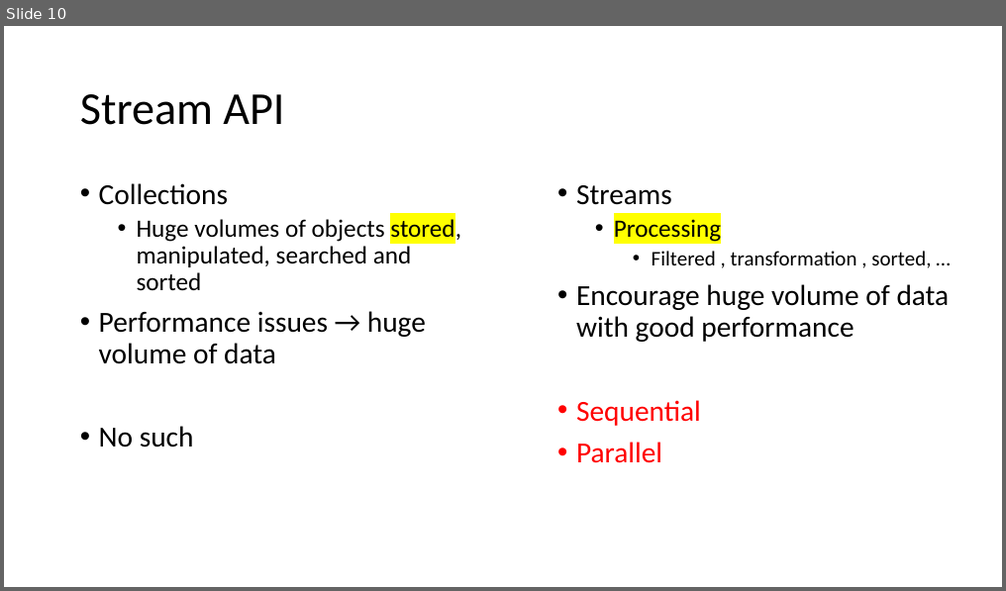
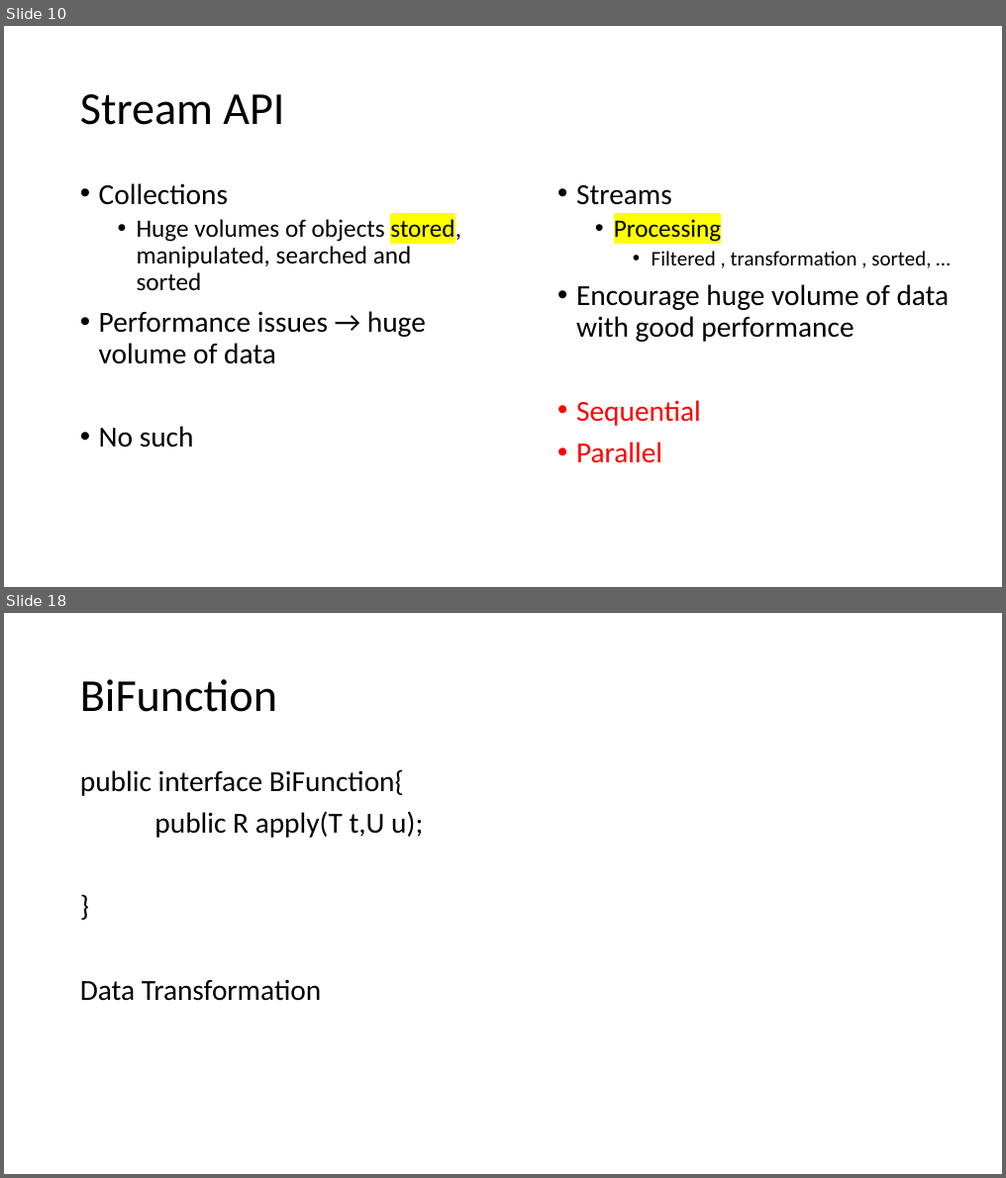
Before and after one commit to caprepo/hackerrank-jul, a slide deck: HackerRank.pptx. Shown one above the other, each under a label of ours: slide 10 before the commit, slides 10 and 18 after it; the slides between them are not shown. The pictures are 1006x591 and 1006x1178 pixels, drawn with LibreOffice and Linux fonts; fonts in the diff are those of the drawing. Boxes give left, top, right and bottom in pixels: in the first picture for what was removed or moved away, otherwise in the second. Text is boxed around its words. In the diff, an @@ line names an element or a change of style, - is before the commit and + after.

```diff
--- a/HackerRank.pptx
+++ b/HackerRank.pptx
@@ slide 18 added at [4,613,1002,1174], background #FFFFFF @@
@@ title added at [80,679,277,712], 44 pt, text #000000 @@
+BiFunction
@@ text added at [80,769,423,1001], 28 pt, text #000000 @@
+public interface BiFunction{
+public R apply(T t,U u);
+}
+Data Transformation
```
Also in this commit, not shown: 10 other slides added.
